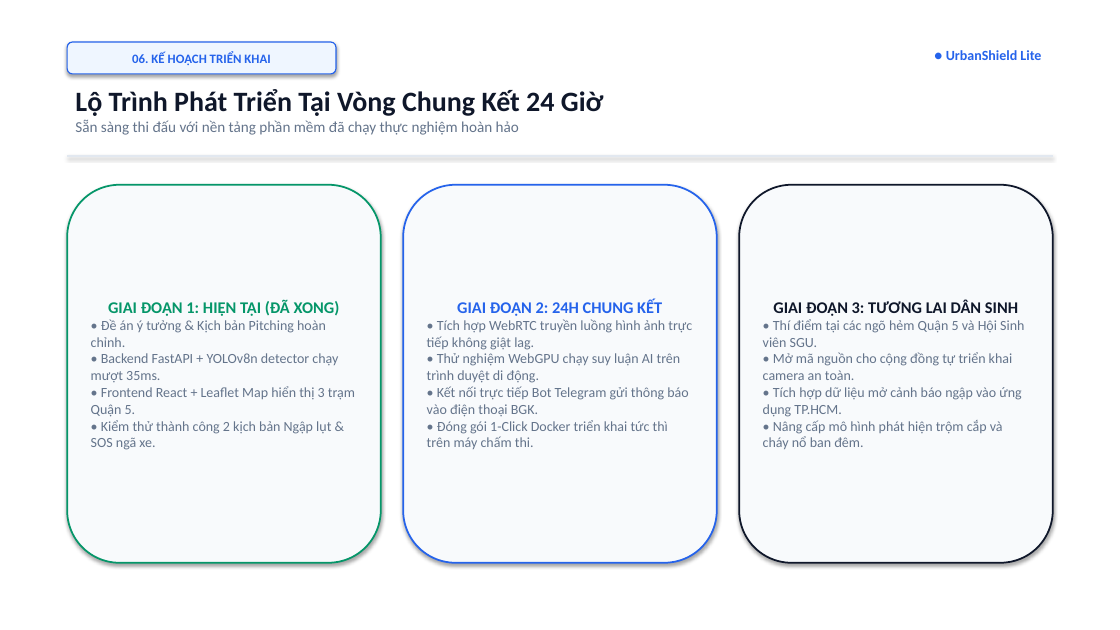
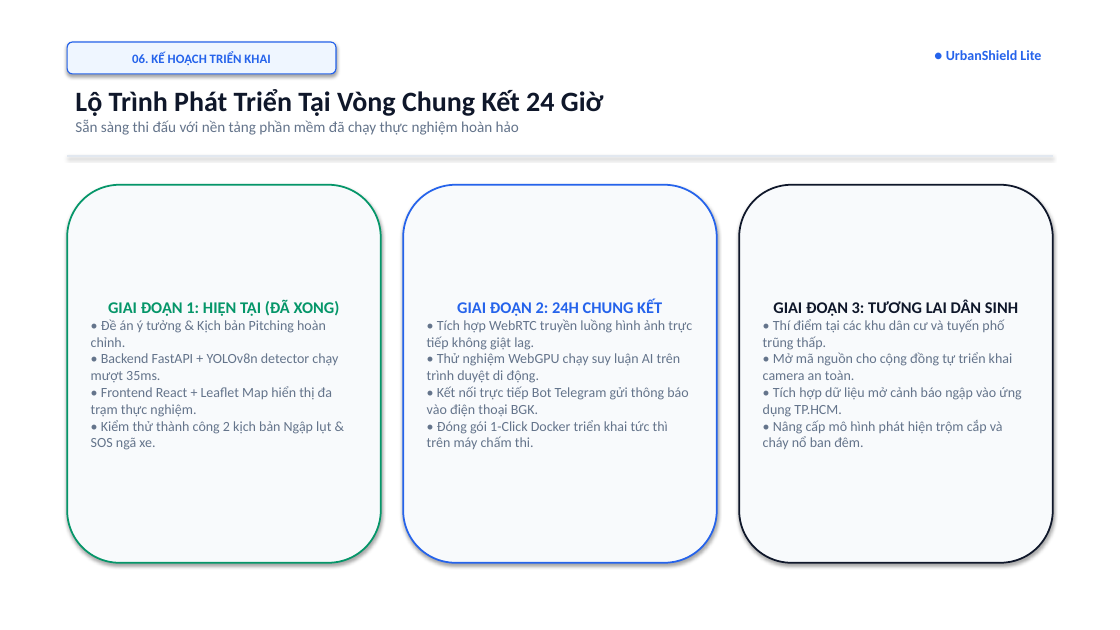
Before and after one commit to nphat-code/sgu-hackathon-2026-ai, a slide deck: slide 7 of SingleNode_UrbanShieldLite_Slides.pptx. Drawn at 1120x630 pixels with LibreOffice and Linux fonts; fonts in the diff are those of the drawing. Boxes give left, top, right and bottom in pixels: in the first picture for what was removed or moved away, otherwise in the second. Text is boxed around its words. In the diff, an @@ line names an element or a change of style, - is before the commit and + after.

```diff
--- a/SingleNode_UrbanShieldLite_Slides.pptx
+++ b/SingleNode_UrbanShieldLite_Slides.pptx
@@ text in rounded rectangle at (763,319,1004,350): text changed @@
-• Thí điểm tại các ngõ hẻm Quận 5 và Hội Sinh viên SGU.
+• Thí điểm tại các khu dân cư và tuyến phố trũng thấp.
@@ text in rounded rectangle at (91,386,332,417): text changed @@
-• Frontend React + Leaflet Map hiển thị 3 trạm Quận 5.
+• Frontend React + Leaflet Map hiển thị đa trạm thực nghiệm.
```
Also in this commit, not shown: 3 other slides changed, 7 other files.
